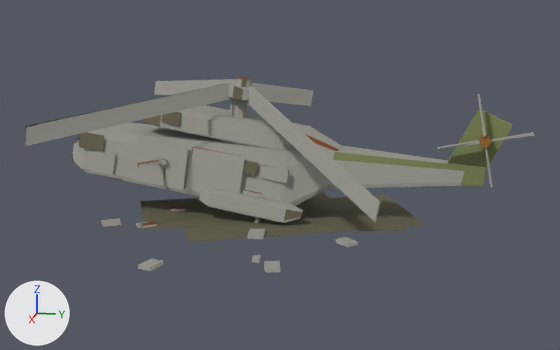
One commit to the FBX model entregas/teo-modelado/restos-k8-7nov/SM_RestosNH90_v3_LOD0.fbx: the scene before it, then after it.
One viewpoint serves both versions: a 50 mm camera at (27.33, 6.55, 8.23) aimed at (0.42, 1.17, 1.5). Every picture has the same lights, and +X, +Y and +Z are marked at lower left. The older version comes first. Where no turn or scale is listed for an object, it has been applied to the vertices.

Names of what the first picture shows: 'SM_bloques.restos_nh90_v3_LOD0'.
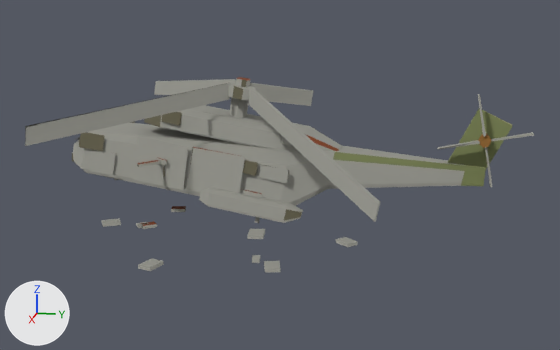
What differs and where, as boxes (x1, y1, x2, y2) in the pictures (560 x 350 px):
part 1 of me_sm_bloques_restos_nh90_v3_lod0_001, deleted: before (183, 195, 427, 242)
part 2 of me_sm_bloques_restos_nh90_v3_lod0_001, deleted (brown): before (210, 203, 407, 232)
part 3 of me_sm_bloques_restos_nh90_v3_lod0_001, deleted: before (140, 192, 348, 230)

Patch to the scene script:
```diff
--- a/entregas/teo-modelado/restos-k8-7nov/SM_RestosNH90_v3_LOD0.fbx.py
+++ b/entregas/teo-modelado/restos-k8-7nov/SM_RestosNH90_v3_LOD0.fbx.py
@@ me_sm_bloques_restos_nh90_v3_lod0_001 @@
 # used by ob_sm_bloques_restos_nh90_v3_lod0; location = (0.0, 0.0, 0.0)
-me_sm_bloques_restos_nh90_v3_lod0_001.from_pydata(...)  # 660 vertices, 584 faces; spans x -6.6..6.9, y -7.0..9.9, z 0.0..4.9
+me_sm_bloques_restos_nh90_v3_lod0_001.from_pydata(...)  # 636 vertices, 566 faces; spans x -6.6..6.9, y -7.0..9.9, z 0.0..4.9
+# me_sm_bloques_restos_nh90_v3_lod0_001 part 1: the loose piece of 8 vertices spanning x -3.1..4.1, y -2.9..6.5, z 0.0 is deleted
+# me_sm_bloques_restos_nh90_v3_lod0_001 part 2: the loose piece of 8 vertices spanning x -1.8..3.0, y -1.5..5.8, z 0.0 is deleted
+# me_sm_bloques_restos_nh90_v3_lod0_001 part 3: the loose piece of 8 vertices spanning x -3.0..3.2, y -4.5..3.7, z 0.0 is deleted
 me_sm_bloques_restos_nh90_v3_lod0_001.materials.append(mat_mat_paleta32)
```
